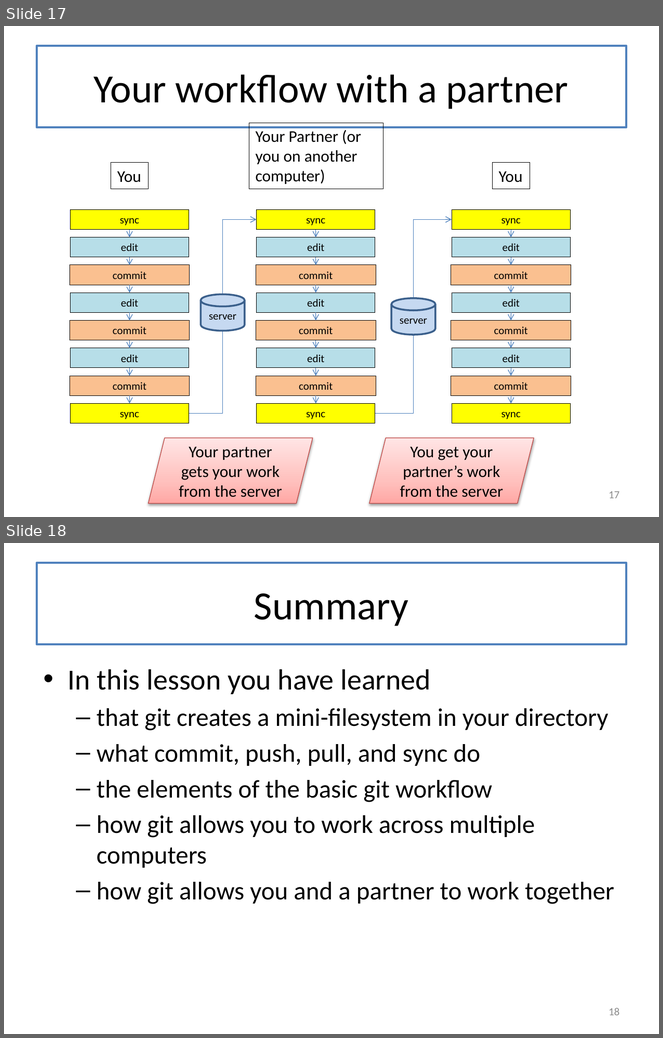
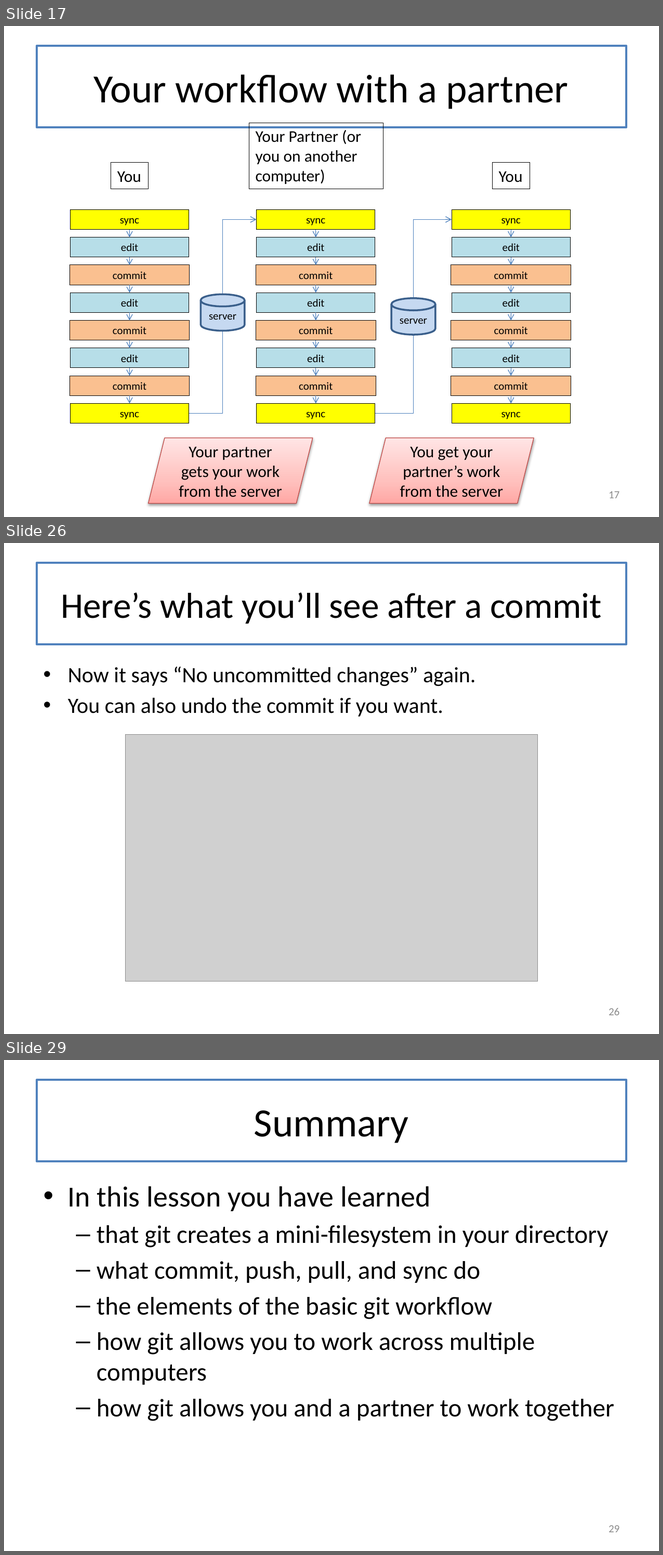
Before and after one commit to mwand/cs5010f16, a slide deck: Slides/Lesson 0.5 Introduction to Git.pptx. Shown one above the other, each under a label of ours: slides 17 and 18 before the commit, slides 17, 26 and 29 after it; the slides between them are not shown. The pictures are 663x1038 and 663x1555 pixels, drawn with LibreOffice and Linux fonts; fonts in the diff are those of the drawing; grey boxes stand for pictures. Boxes give left, top, right and bottom in pixels: in the first picture for what was removed or moved away, otherwise in the second. Text is boxed around its words. In the diff, an @@ line names an element or a change of style, - is before the commit and + after.

```diff
--- a/Slides/Lesson 0.5 Introduction to Git.pptx
+++ b/Slides/Lesson 0.5 Introduction to Git.pptx
@@ slide 26 added at [4, 543, 659, 1034], background #FFFFFF @@
@@ title added at [37, 563, 626, 644], outline #4F81BD 2.25 pt, 39.6 pt, text #000000 @@
+Here’s what you’ll see after a commit
@@ text added at [68, 667, 476, 717], 24 pt, text #000000 @@
+• Now it says “No uncommitted changes” again.
+• You can also undo the commit if you want.
@@ picture added at [126, 734, 538, 981] @@
@@ page number added at [609, 1008, 620, 1016], 12 pt, text #8C8C8C @@
+26
@@ what was slide 18 is now slide 29 @@
@@ page number at [609, 1525, 620, 1533]: text changed @@
-18
+29
```
Also in this commit, not shown: 10 other slides added, 14 other files.
